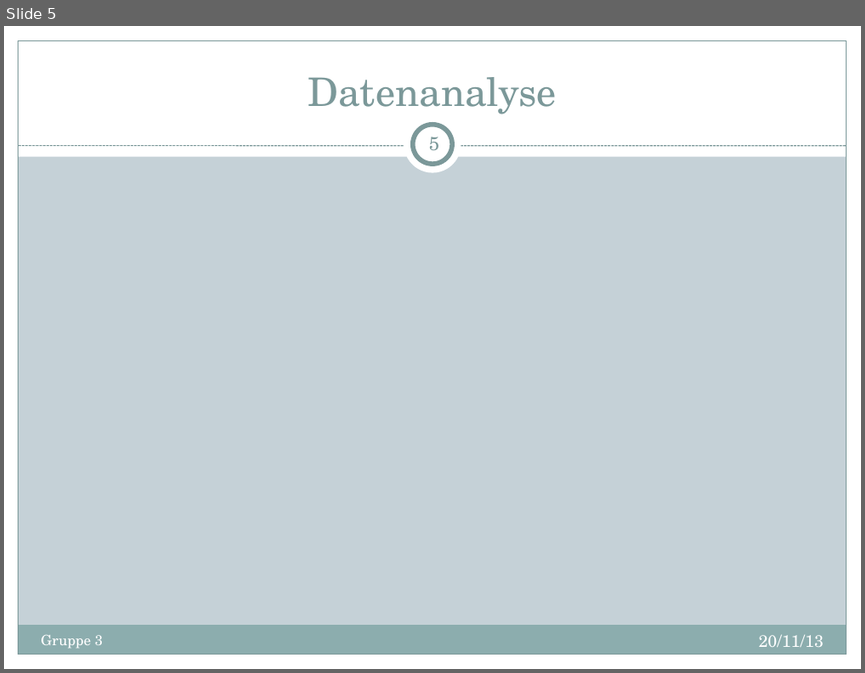
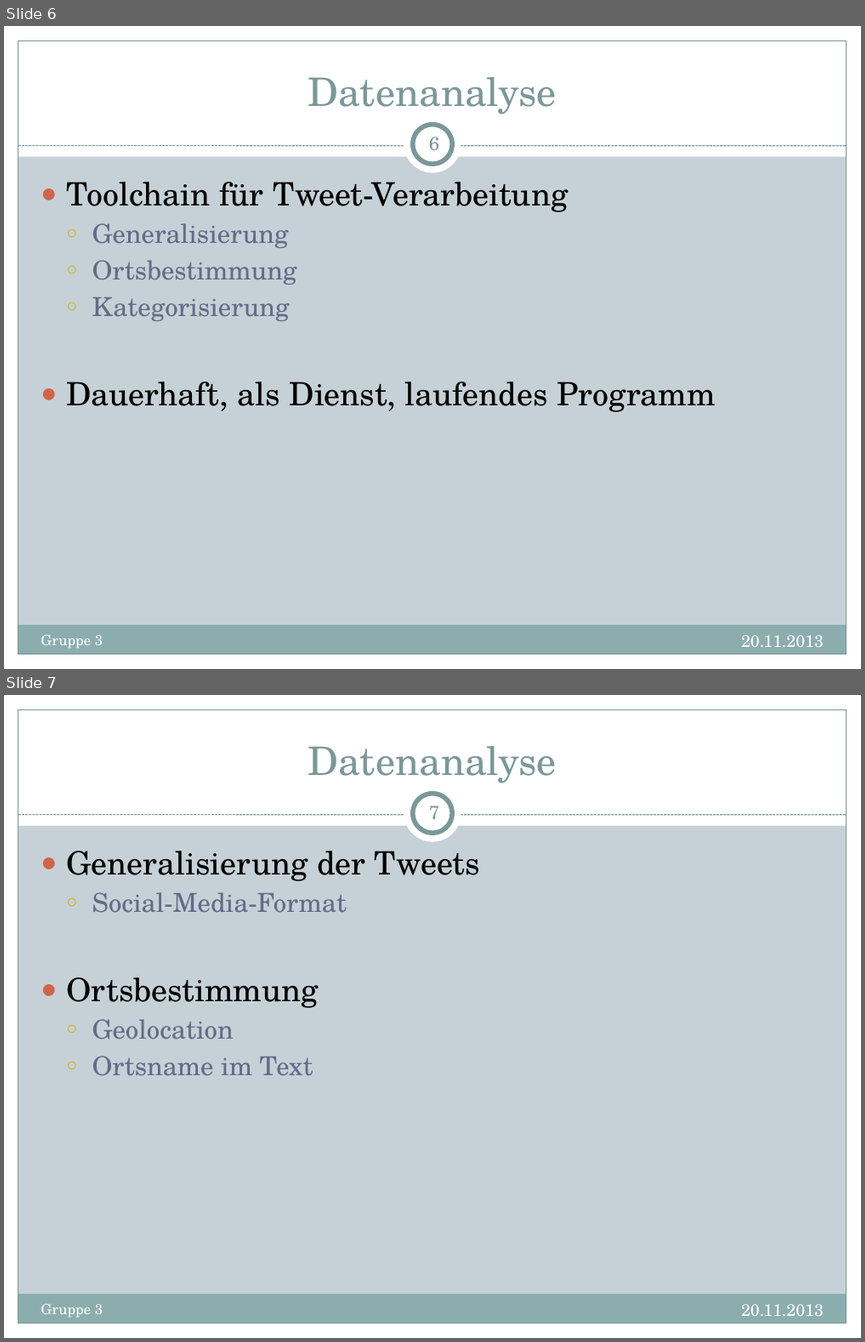
Before and after one commit to d-f/bugfree-octo-ironman, a slide deck: presentations/Termin2.pptx. Shown one above the other, each under a label of ours: slide 5 before the commit, slides 6 and 7 after it. The pictures are 865x673 and 865x1342 pixels, drawn with LibreOffice and Linux fonts; fonts in the diff are those of the drawing. Boxes give left, top, right and bottom in pixels: in the first picture for what was removed or moved away, otherwise in the second. Text is boxed around its words. In the diff, an @@ line names an element or a change of style, - is before the commit and + after.

```diff
--- a/presentations/Termin2.pptx
+++ b/presentations/Termin2.pptx
@@ slide 7 added at (4, 695, 861, 1338), background #C5D1D7; not listed: 9 template elements that a slide beside it also shows @@
@@ title added at (307, 746, 556, 783), 33 pt, text #7C999A @@
+Datenanalyse
@@ page number added at (429, 805, 439, 819), 16 pt, text #7C999A @@
+7
@@ text added at (66, 851, 480, 1076), 22 pt, text #646B86 @@
+● Generalisierung der Tweets
+  ○ Social-Media-Format
+● Ortsbestimmung
+  ○ Geolocation
+  ○ Ortsname im Text
@@ text added at (41, 1304, 103, 1317), 12 pt, text #FFFFFF @@
+Gruppe 3
@@ text added at (741, 1304, 823, 1315), 14 pt, text #FFFFFF @@
+20.11.2013
@@ what was slide 5 is now slide 6 @@
@@ slide 6 changed as well @@
@@ page number at (429, 136, 439, 150): text changed @@
-5
+6
@@ text added at (66, 182, 715, 412), 27 pt, text #000000 @@
+● Toolchain für Tweet-Verarbeitung
+  ○ Generalisierung
+  ○ Ortsbestimmung
+  ○ Kategorisierung
+● Dauerhaft, als Dienst, laufendes Programm
@@ text at (741, 635, 823, 646): text changed @@
-20/11/13
+20.11.2013
```
Also in this commit, not shown: 13 other slides changed, 2 other slides added, 1 other file.
